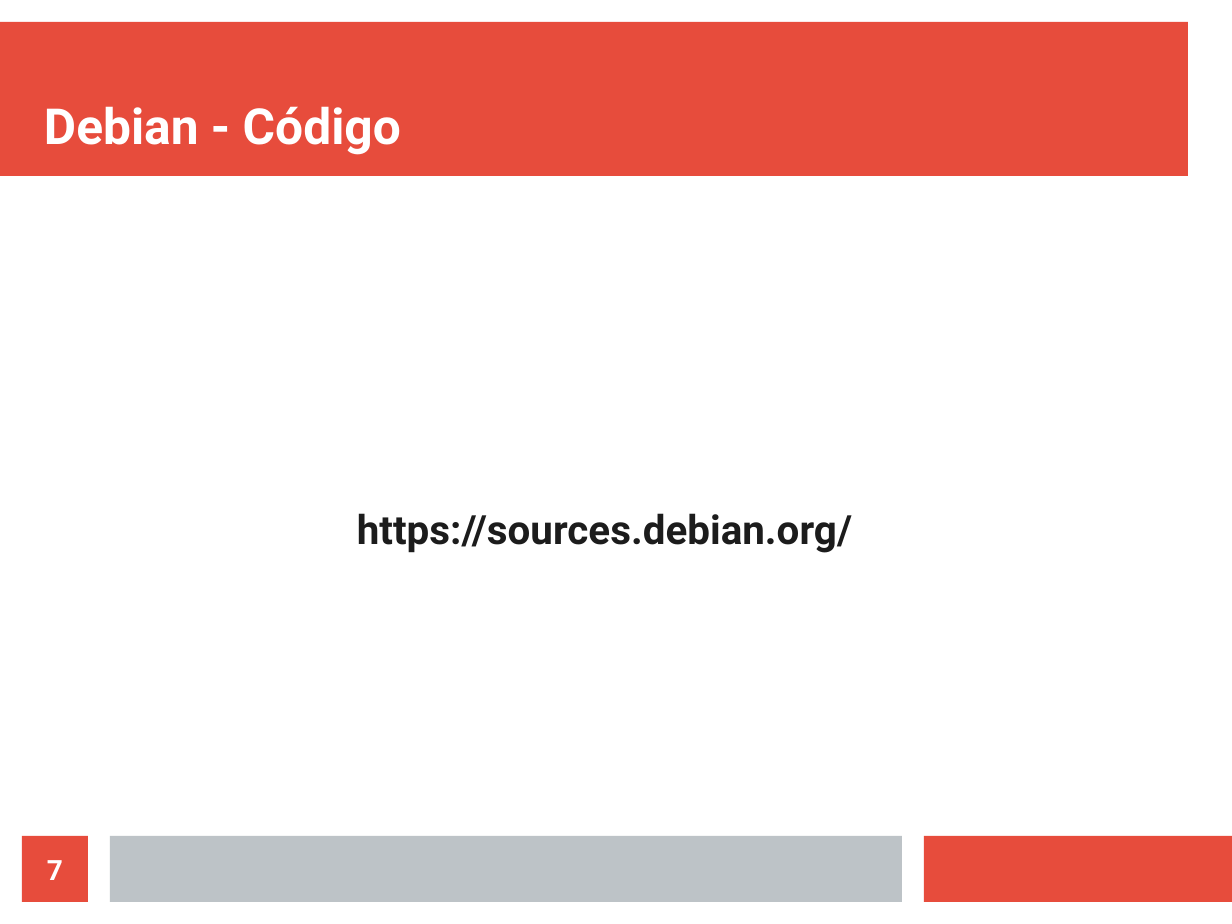
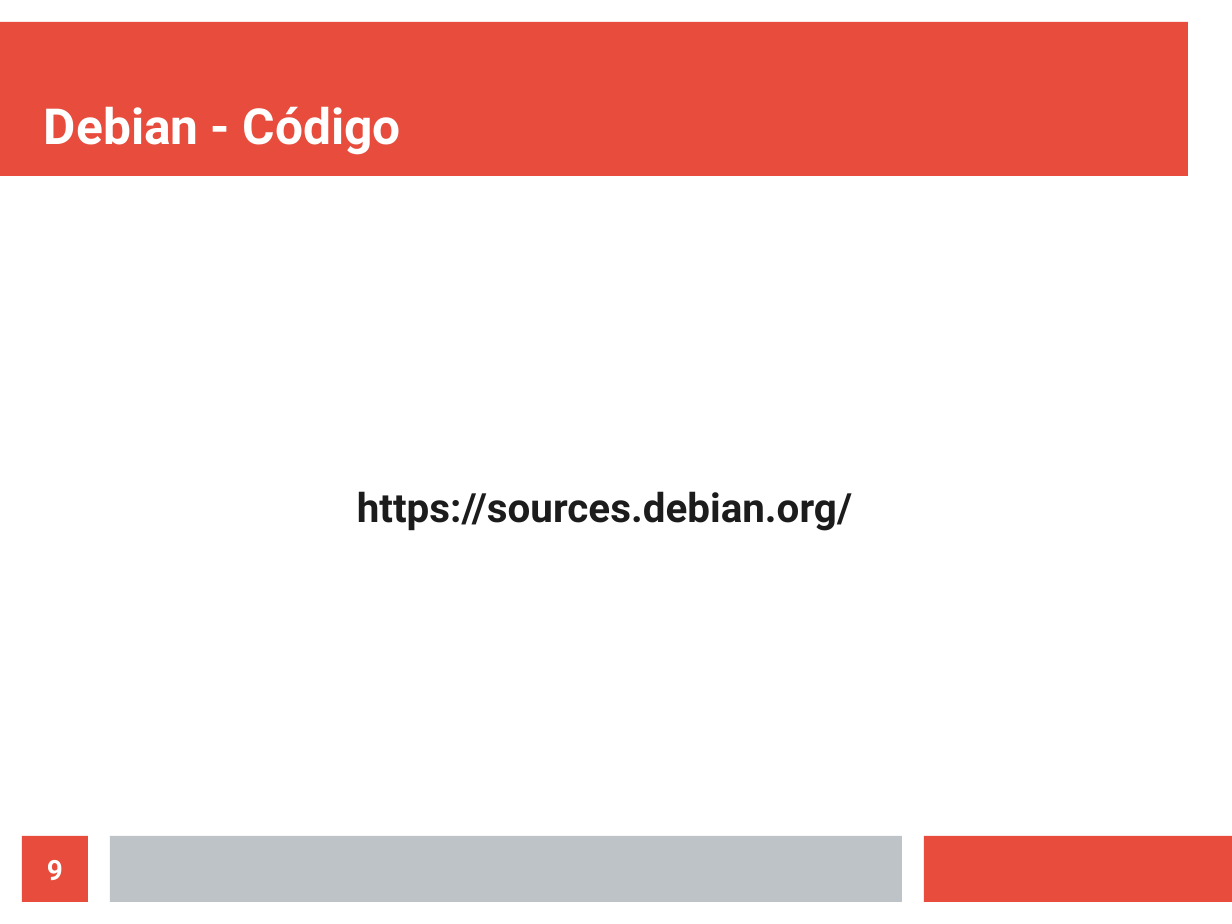
Before and after one commit to eamanu/Talks, a slide deck: slide 9 of 2019/EILAR/talleres/Debian/DebianPackagingIntro.odp (slide 7 before the commit). Drawn at 1232x924 pixels with LibreOffice and Linux fonts; fonts in the diff are those of the drawing. Boxes give left, top, right and bottom in pixels: in the first picture for what was removed or moved away, otherwise in the second. Text is boxed around its words. In the diff, an @@ line names an element or a change of style, - is before the commit and + after.

Commit message:
Taller Debian finalizado

```diff
--- a/2019/EILAR/talleres/Debian/DebianPackagingIntro.odp
+++ b/2019/EILAR/talleres/Debian/DebianPackagingIntro.odp
@@ text "https://sources.debian.org/" moved from (x1=357, y1=513, x2=852, y2=553) to (x1=357, y1=491, x2=852, y2=531) @@
@@ page number at (x1=47, y1=860, x2=63, y2=880): text changed @@
-7
+9
```
Also in this commit, not shown: 18 slides added.
